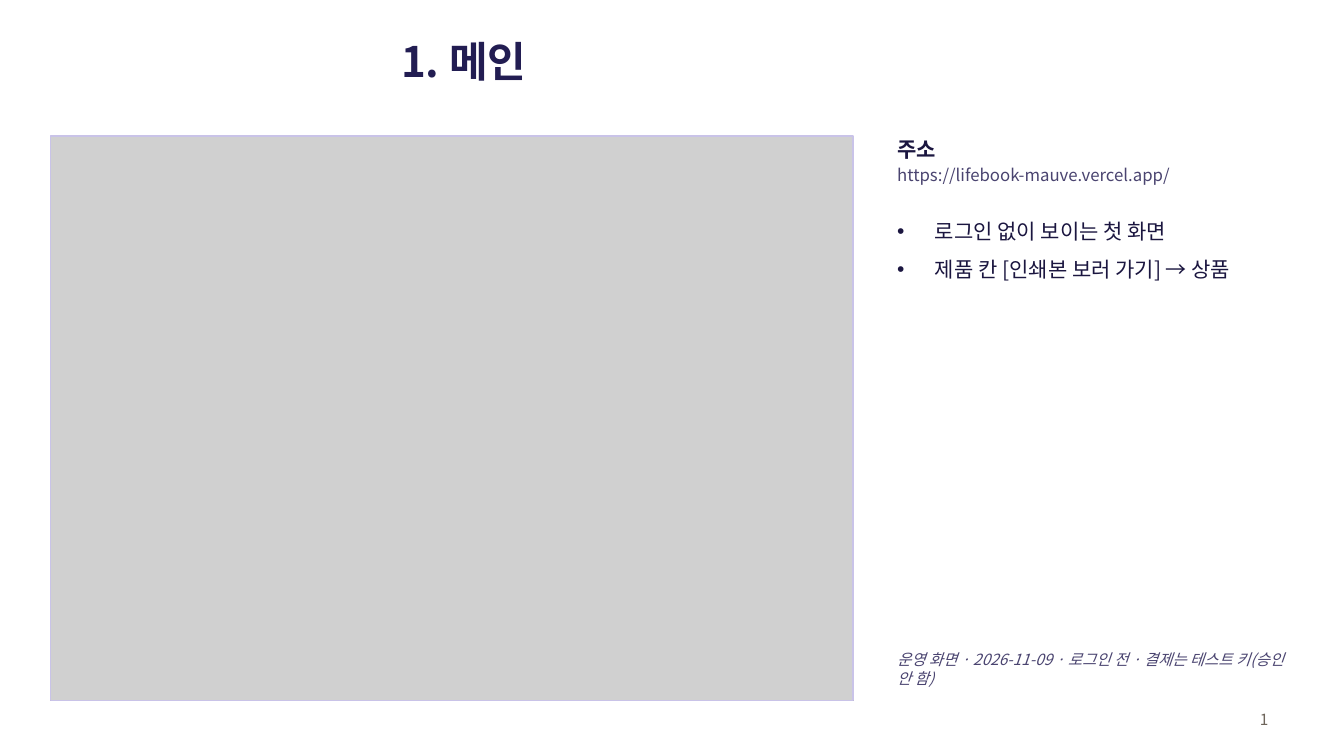
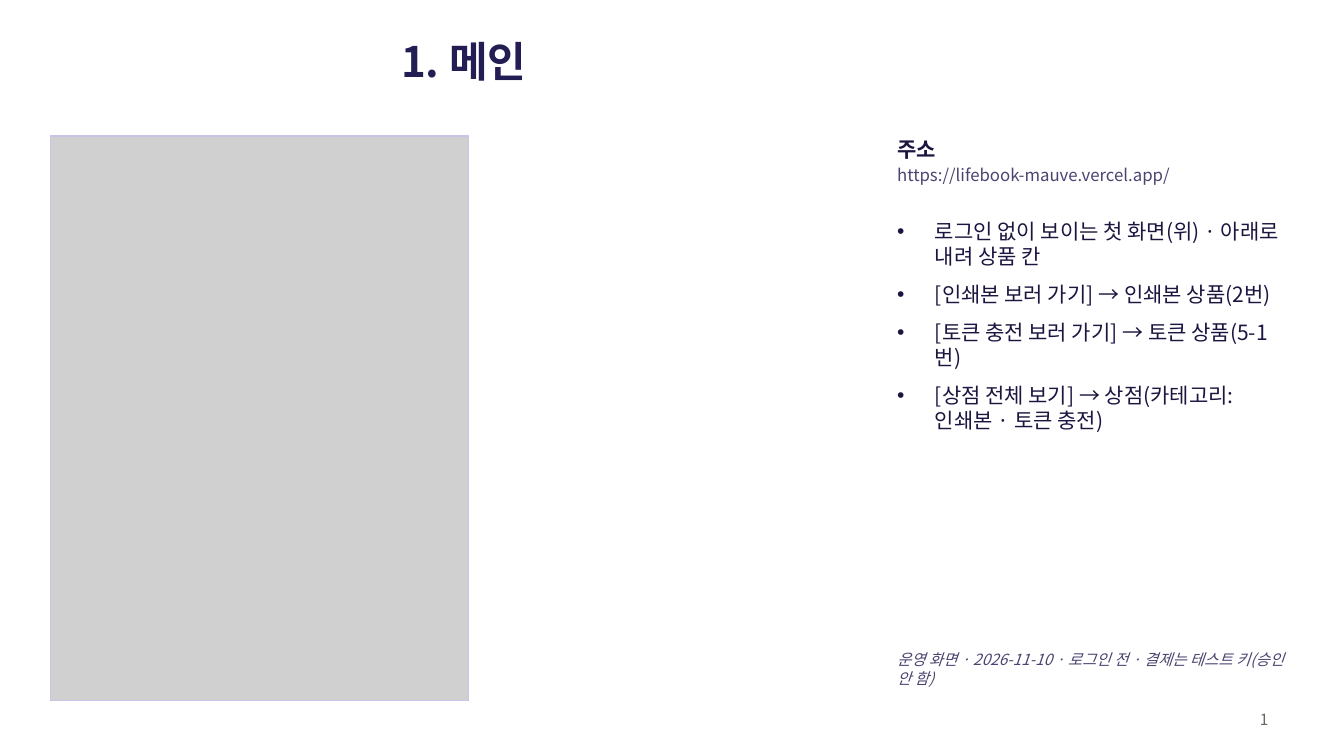
Before and after one commit to sml122900/lifebook, a slide deck: slide 1 of docs/toss/lifebook-결제경로.pptx. Drawn at 1344x756 pixels with LibreOffice and Linux fonts; fonts in the diff are those of the drawing; grey boxes stand for pictures. Boxes give left, top, right and bottom in pixels: in the first picture for what was removed or moved away, otherwise in the second. Text is boxed around its words. In the diff, an @@ line names an element or a change of style, - is before the commit and + after.

```diff
--- a/docs/toss/lifebook-결제경로.pptx
+++ b/docs/toss/lifebook-결제경로.pptx
@@ rectangle: place and size @@
-rectangle at box(50, 136, 853, 701)
+rectangle at box(50, 136, 469, 701)
@@ picture: place and size @@
-picture at box(50, 136, 853, 701)
+picture at box(50, 136, 469, 701)
@@ text at box(935, 221, 1279, 432): text changed @@
-• 로그인 없이 보이는 첫 화면
-• 제품 칸 [인쇄본 보러 가기] → 상품
+• 로그인 없이 보이는 첫 화면(위) · 아래로 내려 상품 칸
+• [인쇄본 보러 가기] → 인쇄본 상품(2번)
+• [토큰 충전 보러 가기] → 토큰 상품(5-1번)
+• [상점 전체 보기] → 상점(카테고리: 인쇄본 · 토큰 충전)
@@ text at box(897, 652, 1284, 687): text changed @@
-운영 화면 · 2026-11-09 · 로그인 전 · 결제는 테스트 키(승인 안 함)
+운영 화면 · 2026-11-10 · 로그인 전 · 결제는 테스트 키(승인 안 함)
```
Also in this commit, not shown: 8 other slides changed, 1 slide removed, 2 other files.
